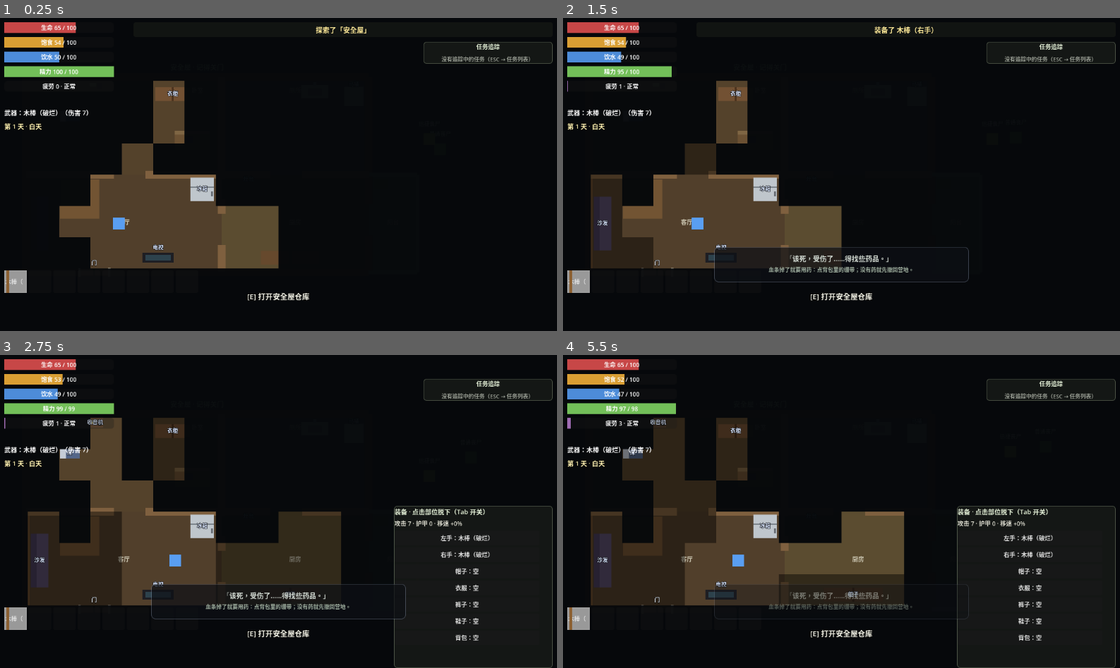
Above: before the commit, frames 1-4 (two rows, left to right).
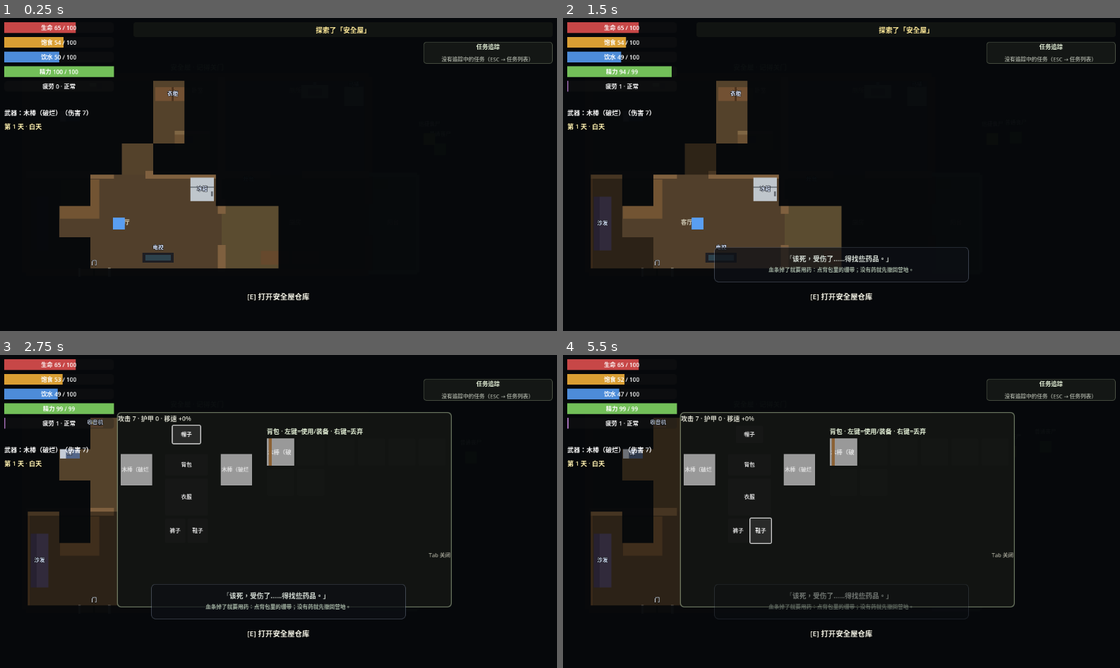
Above: after the commit, the same moments.

Repository: zw555/SurvivalDemo
Game: Godot game, scene res://scenes/main/Main.tscn
Same seed, same stepped clock (60 frames per second), same inputs: the game is played once before the commit and once after it. Sound files missing from this copy of the repository are replaced by a short silence.
Inputs (mouse positions are in pixels of both pictures, inside the frame that each line leads up to):
- Up to frame 1 (0.25 s): no input
- Up to frame 2 (1.5 s): click (579, 280) at 0.5 s, where only the run before the commit has a clickable "木棒（破烂）"; tap Enter at 1.25 s; move the mouse to (964, 155) at 1.27 s; press the mouse at (964, 155) at 1.28 s; hold D (move_right) from 1.28 s (still down)
- Up to frame 3 (2.75 s): tap Tab (toggle_equipment) at 1.55 s; release D (move_right) at 2 s; release the mouse at (401, 492) at 2 s; click (183, 433) at 2 s, where only the run after the commit has a clickable "帽子"
- Up to frame 4 (5.5 s): click (746, 464) at 2.75 s, where only the run after the commit has a clickable "背包"; click (746, 495) at 3.5 s, where only the run after the commit has a clickable "衣服"; click (735, 530) at 4.25 s, where only the run after the commit has a clickable "裤子"; click (757, 530) at 5 s, where only the run after the commit has a clickable "鞋子"

The runs differ from the first frame. In frame 1, 0.3% of the frame differs, in the area x 0-5%, y 80-88%; in frame 2, 0.5%; in frame 3, 14%; in frame 4, 15%, in the area x 0-100%, y 15-100%.

Commit message:
feat: Tab 装备+背包合并面板（人体轮廓 7 槽 + 属性条 + 背包格 56px）+ 拾取武器 DPS 对比提示

Diff:
--- a/scenes/ui/HUD.tscn
+++ b/scenes/ui/HUD.tscn
@@ -29,6 +29,18 @@
 corner_radius_top_right = 6
 corner_radius_bottom_right = 6
 corner_radius_bottom_left = 6
+
+[sub_resource type="StyleBoxFlat" id="GearPanelStyle"]
+bg_color = Color(0.07, 0.08, 0.07, 1)
+border_width_left = 2
+border_width_top = 2
+border_width_right = 2
+border_width_bottom = 2
+border_color = Color(0.5, 0.55, 0.45, 0.8)
+corner_radius_top_left = 8
+corner_radius_top_right = 8
+corner_radius_bottom_right = 8
+corner_radius_bottom_left = 8
 
 [sub_resource type="StyleBoxFlat" id="MessageStyle"]
 bg_color = Color(0.08, 0.09, 0.08, 0.8)
@@ -209,16 +221,54 @@
 theme_override_constants/outline_size = 4
 theme_override_font_sizes/font_size = 15
 
-[node name="InventoryGrid" type="GridContainer" parent="Root"]
-anchor_top = 1.0
-anchor_bottom = 1.0
-offset_left = 16.0
-offset_top = -124.0
-offset_right = 440.0
-offset_bottom = -16.0
-columns = 8
-theme_override_constants/h_separation = 4
-theme_override_constants/v_separation = 4
+[node name="GearPanel" type="PanelContainer" parent="Root"]
+visible = false
+anchor_left = 0.5
+anchor_top = 0.5
+anchor_right = 0.5
+anchor_bottom = 0.5
+offset_left = -330.0
+offset_top = -200.0
+offset_right = 330.0
+offset_bottom = 200.0
+theme_override_styles/panel = SubResource("GearPanelStyle")
+
+[node name="GearBox" type="VBoxContainer" parent="Root/GearPanel"]
+theme_override_constants/separation = 6
+
+[node name="GearStats" type="Label" parent="Root/GearPanel/GearBox"]
+text = "攻击 5 · 护甲 0 · 移速 +0%"
+theme_override_colors/font_color = Color(0.85, 0.85, 0.8, 1)
+theme_override_font_sizes/font_size = 13
+
+[node name="GearBody" type="HBoxContainer" parent="Root/GearPanel/GearBox"]
+theme_override_constants/separation = 24
+
+[node name="BodyLayout" type="Control" parent="Root/GearPanel/GearBox/GearBody"]
+custom_minimum_size = Vector2(280, 250)
+
+[node name="InvBox" type="VBoxContainer" parent="Root/GearPanel/GearBox/GearBody"]
+theme_override_constants/separation = 6
+
+[node name="InvTitle" type="Label" parent="Root/GearPanel/GearBox/GearBody/InvBox"]
+text = "背包 · 左键=使用/装备 · 右键=丢弃"
+theme_override_colors/font_color = Color(0.9, 0.95, 0.85, 1)
+theme_override_font_sizes/font_size = 13
+
+[node name="InventoryScroll" type="ScrollContainer" parent="Root/GearPanel/GearBox/GearBody/InvBox"]
+custom_minimum_size = Vector2(376, 196)
+horizontal_scroll_mode = 0
+
+[node name="InventoryGrid" type="GridContainer" parent="Root/GearPanel/GearBox/GearBody/InvBox/InventoryScroll"]
+columns = 6
+theme_override_constants/h_separation = 6
+theme_override_constants/v_separation = 6
+
+[node name="GearHint" type="Label" parent="Root/GearPanel/GearBox"]
+text = "Tab 关闭"
+theme_override_colors/font_color = Color(0.6, 0.6, 0.55, 1)
+theme_override_font_sizes/font_size = 11
+horizontal_alignment = 2
 
 [node name="StoragePanel" type="PanelContainer" parent="Root"]
 visible = false
@@ -241,33 +291,6 @@
 [node name="StorageGrid" type="GridContainer" parent="Root/StoragePanel/StorageBox"]
 columns = 6
 theme_override_constants/h_separation = 4
-theme_override_constants/v_separation = 4
-
-[node name="EquipPanel" type="PanelContainer" parent="Root"]
-visible = false
-anchor_left = 1.0
-anchor_right = 1.0
-offset_left = -340.0
-offset_top = 316.0
-offset_right = -16.0
-offset_bottom = 648.0
-theme_override_styles/panel = SubResource("PanelStyle")
-
-[node name="EquipBox" type="VBoxContainer" parent="Root/EquipPanel"]
-theme_override_constants/separation = 6
-
-[node name="EquipTitle" type="Label" parent="Root/EquipPanel/EquipBox"]
-text = "装备 · 点击部位脱下（Tab 开关）"
-theme_override_colors/font_color = Color(0.9, 0.95, 0.85, 1)
-theme_override_font_sizes/font_size = 13
-
-[node name="EquipStats" type="Label" parent="Root/EquipPanel/EquipBox"]
-text = "攻击 5 · 护甲 0 · 移速 +0%"
-theme_override_colors/font_color = Color(0.85, 0.85, 0.8, 1)
-theme_override_font_sizes/font_size = 12
-
-[node name="EquipGrid" type="GridContainer" parent="Root/EquipPanel/EquipBox"]
-columns = 1
 theme_override_constants/v_separation = 4
 
 [node name="SofaPanel" type="PanelContainer" parent="Root"]
--- a/scripts/player/player.gd
+++ b/scripts/player/player.gd
@@ -263,9 +263,28 @@
 	if not inventory.add_item(item):
 		notify.emit("背包满了！")
 		return false
-	notify.emit("拾取了 %s" % item.display_name)
+	notify.emit("拾取了 %s%s" % [item.display_name_tiered(), _weapon_compare_hint(item)])
 	_play_sfx(SFX_PICKUP)
 	return true
+
+
+## 拾取武器时的对比提示：与当前主手武器比 DPS（伤害/冷却，不只看伤害——
+## 水果刀冷却快，裸伤害排序会误导）。更强时提醒按 Tab 装备。
+func _weapon_compare_hint(item: ItemData) -> String:
+	if item.tier < 1 or not (item.kind == ItemData.KIND_WEAPON or item.kind == ItemData.KIND_GUN):
+		return ""
+	var current := current_weapon()
+	if current == null:
+		return "（按 Tab 打开面板装备）"
+	var new_dps := float(item.damage) / maxf(item.attack_cooldown, 0.45)
+	var cur_dps := float(current.damage) / maxf(current.attack_cooldown, 0.45)
+	if new_dps > cur_dps * 1.05:
+		return "（比当前 %s 强：DPS %d→%d，按 Tab 装备！）" \
+				% [current.display_name, int(cur_dps), int(new_dps)]
+	elif new_dps < cur_dps * 0.95:
+		return "（比当前 %s 弱：DPS %d→%d）" \
+				% [current.display_name, int(cur_dps), int(new_dps)]
+	return ""
 
 
 ## 点击背包格子时的行为：吃 / 喝 / 用药 / 装填 / 投雷 / 装备（武器→手、背包→背包部位、服装→对应部位）。
--- a/scripts/ui/hud.gd
+++ b/scripts/ui/hud.gd
@@ -1,8 +1,8 @@
 class_name Hud
 extends CanvasLayer
-## 生存 HUD：状态条、背包格子、容器面板（营地仓库/箱子）与提示信息。
-
-const SLOT_SIZE := Vector2(46, 46)
+## 生存 HUD：状态条、Tab 装备+背包面板、容器面板（营地仓库/箱子）与提示信息。
+
+const SLOT_SIZE := Vector2(56, 56)
 
 @onready var _health_bar: ProgressBar = $Root/Bars/HealthBar
 @onready var _health_text: Label = $Root/Bars/HealthBar/HealthText
@@ -21,15 +21,15 @@
 @onready var _sleep_close_button: Button = $Root/SleepPanel/SleepBox/SleepCloseButton
 @onready var _equip_label: Label = $Root/EquipLabel
 @onready var _message_label: Label = $Root/MessageLabel
-@onready var _inventory_grid: GridContainer = $Root/InventoryGrid
+@onready var _inventory_grid: GridContainer = $Root/GearPanel/GearBox/GearBody/InvBox/InventoryScroll/InventoryGrid
 @onready var _storage_panel: PanelContainer = $Root/StoragePanel
 @onready var _storage_title: Label = $Root/StoragePanel/StorageBox/StorageTitle
 @onready var _storage_grid: GridContainer = $Root/StoragePanel/StorageBox/StorageGrid
 @onready var _prompt_label: Label = $Root/PromptLabel
 @onready var _day_label: Label = $Root/DayLabel
-@onready var _equip_panel: PanelContainer = $Root/EquipPanel
-@onready var _equip_stats: Label = $Root/EquipPanel/EquipBox/EquipStats
-@onready var _equip_grid: GridContainer = $Root/EquipPanel/EquipBox/EquipGrid
+@onready var _gear_panel: PanelContainer = $Root/GearPanel
+@onready var _gear_stats: Label = $Root/GearPanel/GearBox/GearStats
+@onready var _body_layout: Control = $Root/GearPanel/GearBox/GearBody/BodyLayout
 @onready var _pause_menu: ColorRect = $Root/PauseMenu
 @onready var _continue_button: Button = $Root/PauseMenu/Center/Panel/MenuBox/ContinueButton
 @onready var _save_button: Button = $Root/PauseMenu/Center/Panel/MenuBox/SaveButton
@@ -142,10 +142,7 @@
 		get_viewport().set_input_as_handled()
 		return
 	if event.is_action_pressed("toggle_equipment"):
-		_equip_visible = not _equip_visible
-		_equip_panel.visible = _equip_visible
-		if _equip_visible:
-			_refresh_equipment()
+		_toggle_gear_panel()
 
 
 ## ESC 菜单：打开 = 暂停世界；HUD 因 PROCESS_MODE_ALWAYS 在暂停期间仍可点击。
@@ -229,6 +226,18 @@
 	_map_canvas.buildings = buildings
 	_map_canvas.markers = markers
 	_map_canvas.player = player
+
+
+## Tab 装备+背包面板：开关即互斥面板——打开时关掉容器/地图，屏幕不留常驻背包。
+func _toggle_gear_panel() -> void:
+	_equip_visible = not _equip_visible
+	_gear_panel.visible = _equip_visible
+	if _equip_visible:
+		if _container != null and _container.open:
+			_container.set_open(false)  # 与容器面板互斥
+		_close_map_if_open()
+		_refresh_equipment()
+		_refresh_inventory()
 
 
 ## M 键地图：打开时刷新一帧绘制；与容器/沙发/制作/NPC 面板互斥。
@@ -628,31 +637,71 @@
 		_equip_label.text = "武器：%s（伤害 %d）" % [hand.display_name_tiered(), hand.damage]
 
 
-## 装备面板：7 个部位槽，点击已装备的部位脱下放回背包。
+## —— Tab 装备面板：人体轮廓布局 ——————————————————————————————
+## 7 个部位槽按人体位置摆放（形状+位置承担识别，文字降级为辅助）。
+## 槽位尺寸本身就是信息：衣服最大、帽子最小。换美术时只改槽位贴图，布局不动。
+const BODY_SLOT_LAYOUT := {
+	ItemData.SLOT_HEAD: {"pos": Vector2(112, 0), "size": Vector2(56, 36), "tag": "帽子"},
+	ItemData.SLOT_HAND_L: {"pos": Vector2(6, 58), "size": Vector2(64, 64), "tag": "左手"},
+	ItemData.SLOT_HAND_R: {"pos": Vector2(210, 58), "size": Vector2(64, 64), "tag": "右手"},
+	ItemData.SLOT_BACKPACK: {"pos": Vector2(96, 58), "size": Vector2(88, 44), "tag": "背包"},
+	ItemData.SLOT_CHEST: {"pos": Vector2(96, 108), "size": Vector2(88, 76), "tag": "衣服"},
+	ItemData.SLOT_LEGS: {"pos": Vector2(96, 190), "size": Vector2(42, 50), "tag": "裤子"},
+	ItemData.SLOT_FEET: {"pos": Vector2(142, 190), "size": Vector2(42, 50), "tag": "鞋子"},
+}
+## 槽位的显示顺序（从上到下：帽子 → 双手 → 背包 → 衣服 → 下肢）。
+const BODY_SLOT_ORDER: Array[String] = [
+	ItemData.SLOT_HEAD, ItemData.SLOT_HAND_L, ItemData.SLOT_HAND_R,
+	ItemData.SLOT_BACKPACK, ItemData.SLOT_CHEST, ItemData.SLOT_LEGS, ItemData.SLOT_FEET,
+]
+
+var _body_slots: Dictionary = {}  # slot 名 -> Button（_refresh_equipment 首次构建）
+
+
+## 装备面板：人体轮廓 7 槽 + 顶部属性条。点击已装备的部位脱下放回背包。
 func _refresh_equipment() -> void:
-	if _player == null or _equip_grid == null:
-		return
-	if _equip_grid.get_child_count() == 0:
-		for slot in Player.EQUIP_SLOTS:
+	if _player == null or _body_layout == null:
+		return
+	if _body_slots.is_empty():
+		for slot in BODY_SLOT_ORDER:
+			var info: Dictionary = BODY_SLOT_LAYOUT[slot]
 			var button := Button.new()
-			# GridContainer 不拉伸列宽、clip_text 不算文字宽度：必须显式给宽度
-			button.custom_minimum_size = Vector2(296, 30)
+			button.position = info.pos
+			button.size = info.size
 			button.clip_text = true
-			button.add_theme_font_size_override("font_size", 12)
+			button.add_theme_font_size_override("font_size", 11)
 			button.pressed.connect(_on_equip_slot_pressed.bind(slot))
-			_equip_grid.add_child(button)
-	for i in Player.EQUIP_SLOTS.size():
-		var slot: String = Player.EQUIP_SLOTS[i]
-		var button := _equip_grid.get_child(i) as Button
+			button.tooltip_text = "%s（点击脱下）" % info.tag
+			_body_layout.add_child(button)
+			_body_slots[slot] = button
+	for slot in BODY_SLOT_ORDER:
+		var info: Dictionary = BODY_SLOT_LAYOUT[slot]
+		var button: Button = _body_slots[slot]
 		var item: ItemData = _player.equipped.get(slot)
 		if item != null:
-			button.text = "%s：%s" % [ItemData.SLOT_NAMES[slot], item.display_name_tiered()]
-			button.tooltip_text = item.describe()
+			button.text = item.display_name_tiered()
+			button.tooltip_text = "%s · %s（点击脱下）" % [info.tag, item.describe()]
+			_style_slot_tier(button, item)
 		else:
-			button.text = "%s：空" % ItemData.SLOT_NAMES[slot]
-			button.tooltip_text = ""
-	_equip_stats.text = "攻击 %d · 护甲 %d · 移速 +%.0f%%" \
+			button.text = info.tag
+			button.tooltip_text = "%s（空）" % info.tag
+			button.remove_theme_stylebox_override("normal")
+			button.remove_theme_stylebox_override("hover")
+	_gear_stats.text = "攻击 %d · 护甲 %d · 移速 +%.0f%%" \
 			% [_player.current_damage(), _player.total_defense(), _player.speed_bonus_pct()]
+
+
+## 槽位分级边框：灰/绿/蓝/金（与背包格一致，余光可辨等级）。
+func _style_slot_tier(button: Button, item: ItemData) -> void:
+	if item.tier >= 1 and ItemData.TIER_COLORS.has(item.tier):
+		var border := StyleBoxFlat.new()
+		border.border_color = ItemData.TIER_COLORS[item.tier]
+		border.set_border_width_all(2)
+		button.add_theme_stylebox_override("normal", border)
+		button.add_theme_stylebox_override("hover", border)
+	else:
+		button.remove_theme_stylebox_override("normal")
+		button.remove_theme_stylebox_override("hover")
 
 
 func _on_equip_slot_pressed(slot: String) -> void:
@@ -679,6 +728,8 @@
 		_sofa_panel.visible = false  # 与沙发选项面板互斥
 		_craft_panel.visible = false  # 与制作面板互斥
 		_npc_panel.visible = false  # 与对话面板互斥
+		if _equip_visible:  # 与 Tab 装备面板互斥
+			_toggle_gear_panel()
 		_close_map_if_open()
 		_container = container
 		_storage_panel.visible = true
--- a/tools/smoke_test.gd
+++ b/tools/smoke_test.gd
@@ -670,6 +670,53 @@
 	player.inventory.add_item(bp)
 	player.use_item(player.inventory.slots.find(bp))
 	_check(player.inventory.capacity == player.base_slot_count + 4, "装备背包扩容 +4")
+
+	# —— Tab 装备+背包面板：人体轮廓、背包收进 Tab、属性条、点击脱下 ——
+	var hud_gear: Hud = main.get_node("HUD")
+	var gear_panel: PanelContainer = main.get_node("HUD/Root/GearPanel")
+	_check(gear_panel != null and not gear_panel.visible, "Tab 装备面板初始隐藏")
+	var inv_parent: Node = hud_gear._inventory_grid.get_parent()
+	while inv_parent != null and inv_parent.name != "GearPanel":
+		inv_parent = inv_parent.get_parent()
+	_check(inv_parent == gear_panel, "背包格收进 Tab 面板（不再常驻屏幕左下角）")
+	hud_gear._toggle_gear_panel()
+	_check(gear_panel.visible, "Tab 打开装备+背包同屏面板")
+	hud_gear._refresh_equipment()
+	var body_layout: Control = main.get_node("HUD/Root/GearPanel/GearBox/GearBody/BodyLayout")
+	_check(body_layout.get_child_count() == 7, "人体轮廓 7 个部位槽全部生成")
+	var pos_seen := {}
+	var layout_ok := true
+	for slot_btn in body_layout.get_children():
+		var btn := slot_btn as Button
+		if pos_seen.has(btn.position):
+			layout_ok = false
+		pos_seen[btn.position] = true
+	_check(layout_ok, "7 槽按人体位置排布（帽子/双手/躯干/下肢不重叠）")
+	_check(hud_gear._gear_stats.text.contains("攻击") and hud_gear._gear_stats.text.contains("护甲"),
+			"面板顶部属性条显示攻击/护甲/移速")
+	var chest_btn: Button = hud_gear._body_slots[ItemData.SLOT_CHEST]
+	var chest_before: ItemData = player.equipped.get(ItemData.SLOT_CHEST)
+	chest_btn.pressed.emit()
+	_check(player.equipped.get(ItemData.SLOT_CHEST) == null,
+			"点击已装备部位脱下放回背包")
+	if chest_before != null:  # 还原，不影响后续测试
+		player.use_item(player.inventory.slots.find(chest_before))
+	hud_gear._toggle_gear_panel()
+	_check(not gear_panel.visible, "再按 Tab 关闭面板（屏幕无面板残留）")
+	# 拾取对比提示：同时看伤害与冷却（DPS），不只按伤害排序
+	var saber_cmp: ItemData = load("res://data/items/weapon_army_saber.tres")
+	var club_hint: ItemData = load("res://data/items/weapon_wood_club.tres")
+	var hand_backup: ItemData = player.equipped.get(ItemData.SLOT_HAND_R)
+	player.equipped[ItemData.SLOT_HAND_R] = saber_cmp
+	_check(player._weapon_compare_hint(club_hint).contains("弱"),
+			"拾取更弱武器时给出明确提示")
+	player.equipped[ItemData.SLOT_HAND_R] = club_hint
+	_check(player._weapon_compare_hint(saber_cmp).contains("强")
+			and player._weapon_compare_hint(saber_cmp).contains("DPS"),
+			"拾取更强武器提示对比（含冷却折算的 DPS，不只伤害）")
+	player.equipped.erase(ItemData.SLOT_HAND_R)
+	if hand_backup != null:
+		player.equipped[ItemData.SLOT_HAND_R] = hand_backup
 
 	var shoes := load("res://data/items/sport_shoes.tres") as ItemData
 	player.inventory.add_item(shoes)
Not shown: 1 places in scenes/ui/HUD.tscn that only renumber resources
Not shown, changed: DESIGN.md
